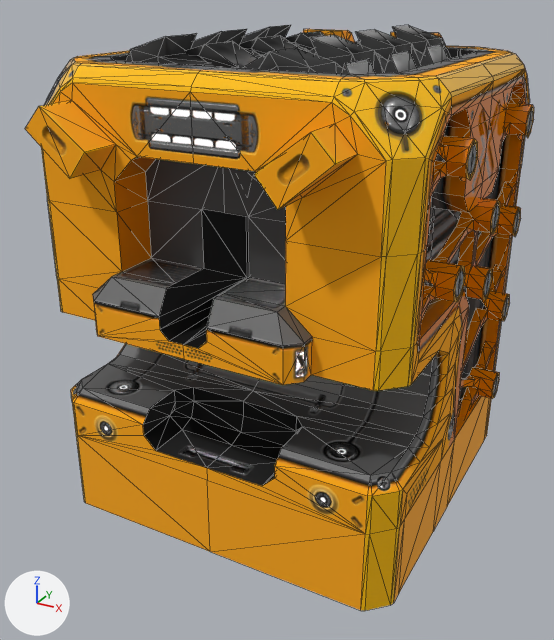
Two versions of the glTF model startup/pkg/vaststars.resources/glbs/crusher-1.glb, one commit apart.
Before and after are seen from a 50 mm lens placed at (19.0, -37.2, 23.4), pointed at (-0.3, -2.0, 5.9). Lighting does not change. The marker at lower left points along +X, +Y and +Z. Mesh edges are drawn as thin lines. Vertices at the same position are counted once.
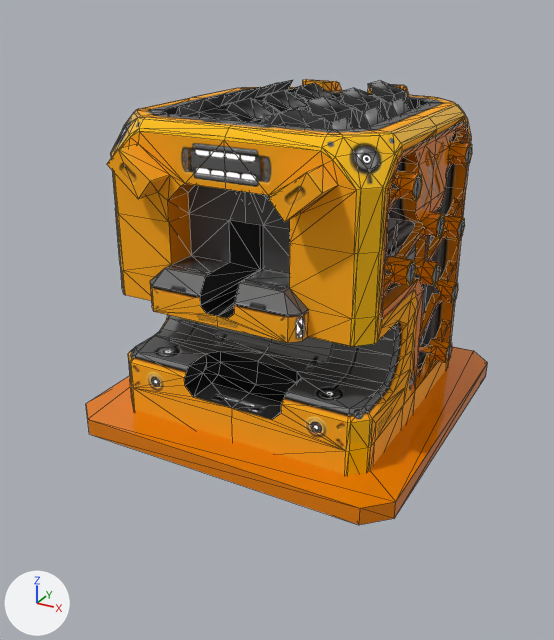
What differs and where, as boxes [x1, y1, x2, y2] in the pictures (554 x 640 px; the box of a moved part takes in the faces that stretch with it):
'Cube', reshaped, moved, rescaled (21% narrower, 24% shorter): before [25, 25, 534, 611]; after [86, 79, 487, 525]
part 1 of me_cube, added (orange): after [86, 346, 487, 525]
part 2 of me_cube, moved or reshaped: before [76, 396, 492, 611]; after [130, 361, 449, 475]

The edits, one by one:
me_cube is used by ob_cube; location (-3.66, -7.25, 17.46).
me_cube had 1821 vertices, 2814 faces and spanned x -7.2..14.5, y -4.8..18.1, z -22.1..3.8.
me_cube now has 1837 vertices, 2842 faces and spans x -9.1..16.4, y -5.5..20.0, z -20.7..3.8.
me_cube part 1: a new loose piece of 16 vertices spanning x -9.1..16.4, y -5.5..20.0, z -20.7..-19.4, in mat_material.
Part 2, on me_cube:
38 vertices in x -6.3..13.7, y -2.7..18.1, z -22.1 move by (0.0, 0.0, 1.4).
Object 'Cube' (ob_cube) moves from (-3.66, -7.25, 17.46) to (-2.74, -5.44, 15.51).
Object 'Cube' (ob_cube) is rescaled from (1.0, 1.0, 1.0) to (0.75, 0.75, 0.75).
